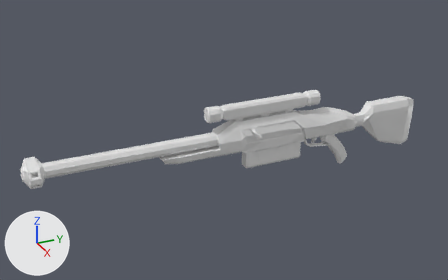
The Blender file Assets/weapons/sniper/sniper.blend, before and after one commit.
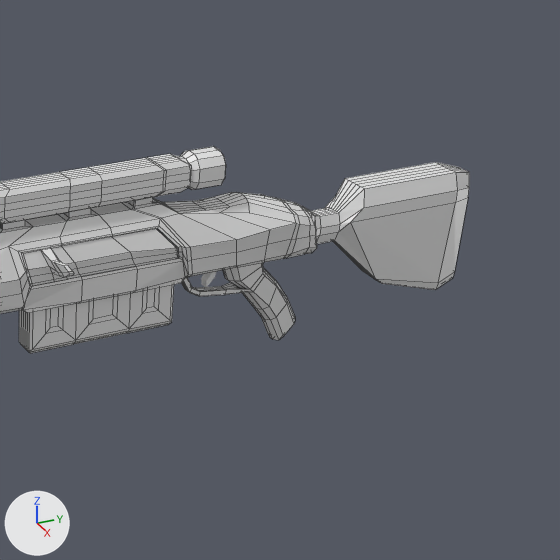
Each version appears first whole from a 50 mm lens placed at (62.9, -45.9, 33.4), pointed at (-1.3, -17.0, 1.3), and next in a close-up on the part from 52% to 100% of the width and 12% to 88% of the height. Every picture has the same lights, and +X, +Y and +Z are marked at lower left. The close-ups show mesh edges as thin lines.

The first close-up shows 'bolt', 'frame', 'mag'.
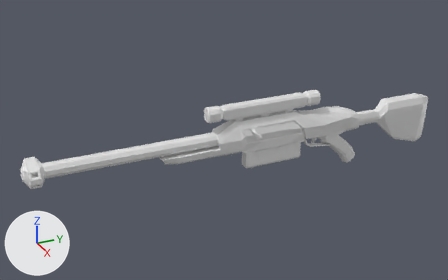
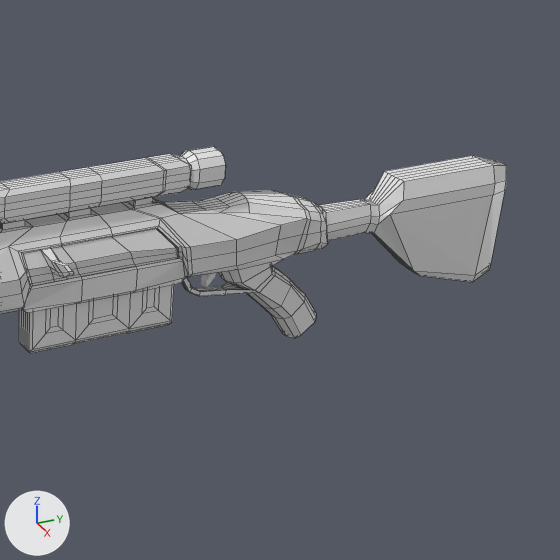
Where the change shows, as pixel boxes [x1, y1, x2, y2] in the close-ups (560 x 560 px; the box of a moved part takes in the faces that stretch with it):
'frame', reshaped: before [0, 146, 469, 340]; after [0, 146, 506, 338]
part 1 of me_cube, moved or reshaped: before [181, 162, 469, 340]; after [181, 156, 506, 338]

What changed in the scene script:
```text
Change me_cube:
    used by ob_frame; location = (0.0, 0.0, 0.0)
    remove me_cube.from_pydata(...)  # 1100 vertices, 1098 faces; spans x -2.3..2.3, y -41.5..10.8, z -4.7..6.4
    add me_cube.from_pydata(...)  # 1100 vertices, 1098 faces; spans x -2.3..2.3, y -41.5..13.3, z -4.7..6.4
    me_cube part 1: 288 of 1100 vertices moved; they spanned x -1.7..1.7, y -3.9..10.8, z -4.7..3.2 and now span x -1.7..1.7, y -4.2..13.3, z -4.7..3.2; mean shift (0.0, 1.3, 0.1); largest move (0.3, 1.5, 0.4) -> (0.3, 4.6, 0.5)
```
